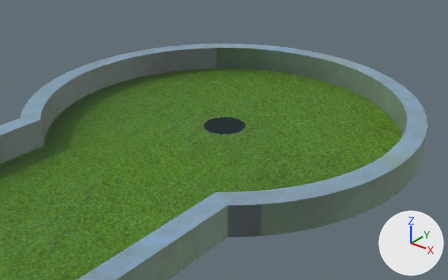
Two versions of the glTF model minigolf/primer-campo.glb, one commit apart.
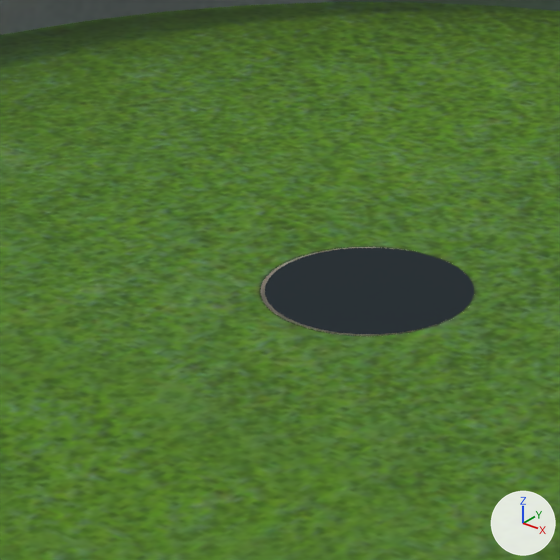
Each version is shown from a 50 mm camera at (2.031, 0.458, 1.468) aimed at (0.021, 2.97, -0.089), then close up on the part from 34% to 59% of the width and 24% to 64% of the height. The axes (+X, +Y, +Z) are drawn at lower right. The lights are the same throughout. The first two pictures are the older version. Where no turn or scale is listed for an object, it has been applied to the vertices.

Objects in the first close-up: 'circuito-suelo', 'hoyo.001', 'paredes' and 1 more.
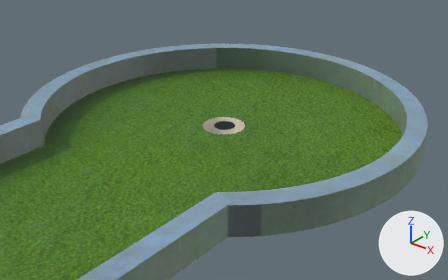
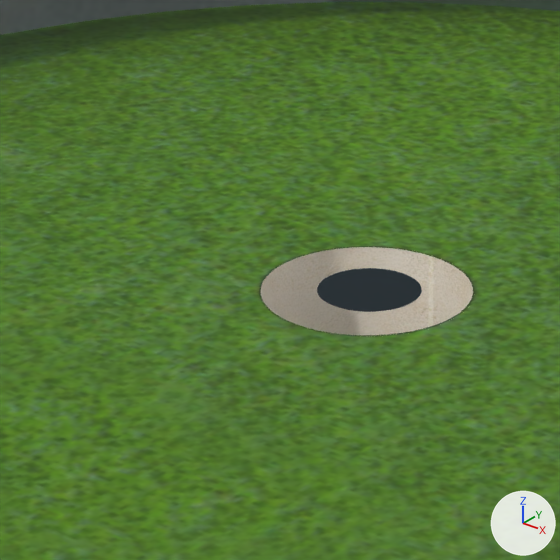
Patch to the scene script:
```diff
--- a/minigolf/primer-campo.glb.py
+++ b/minigolf/primer-campo.glb.py
@@ ob_hoyo_001 @@
 ob_hoyo_001.rotation_euler = (-1.571, 0.0, 0.0)  # degrees (-90, 0, 0)
+ob_hoyo_001.scale = (0.5, 0.5, 0.5)
```

Pixel boxes [x1, y1, x2, y2] of what changed, in the close-ups (560 x 560 px):
'hoyo.001', rescaled (50% narrower, 48% shorter): before [265, 248, 474, 334]; after [317, 268, 422, 312]
'foso', unchanged, uncovered by the edit: before [261, 247, 469, 336]; after [261, 247, 473, 336]
